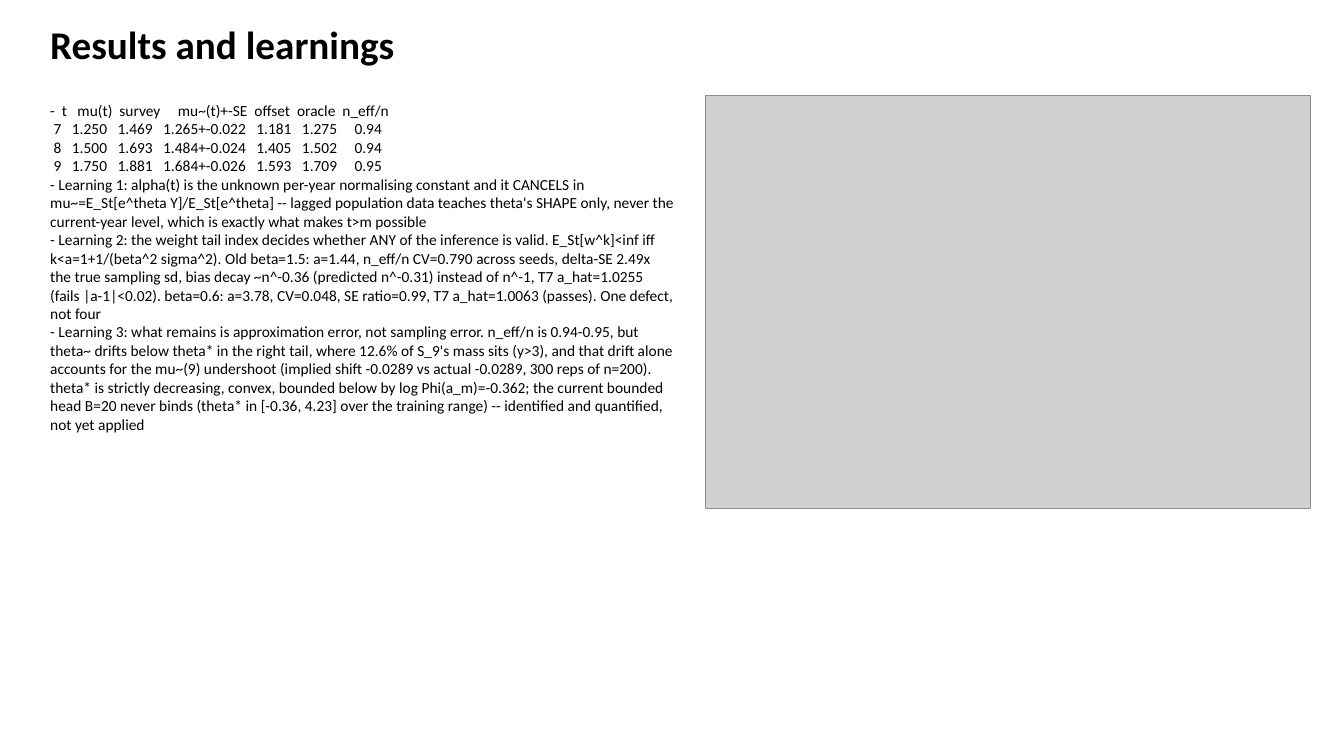
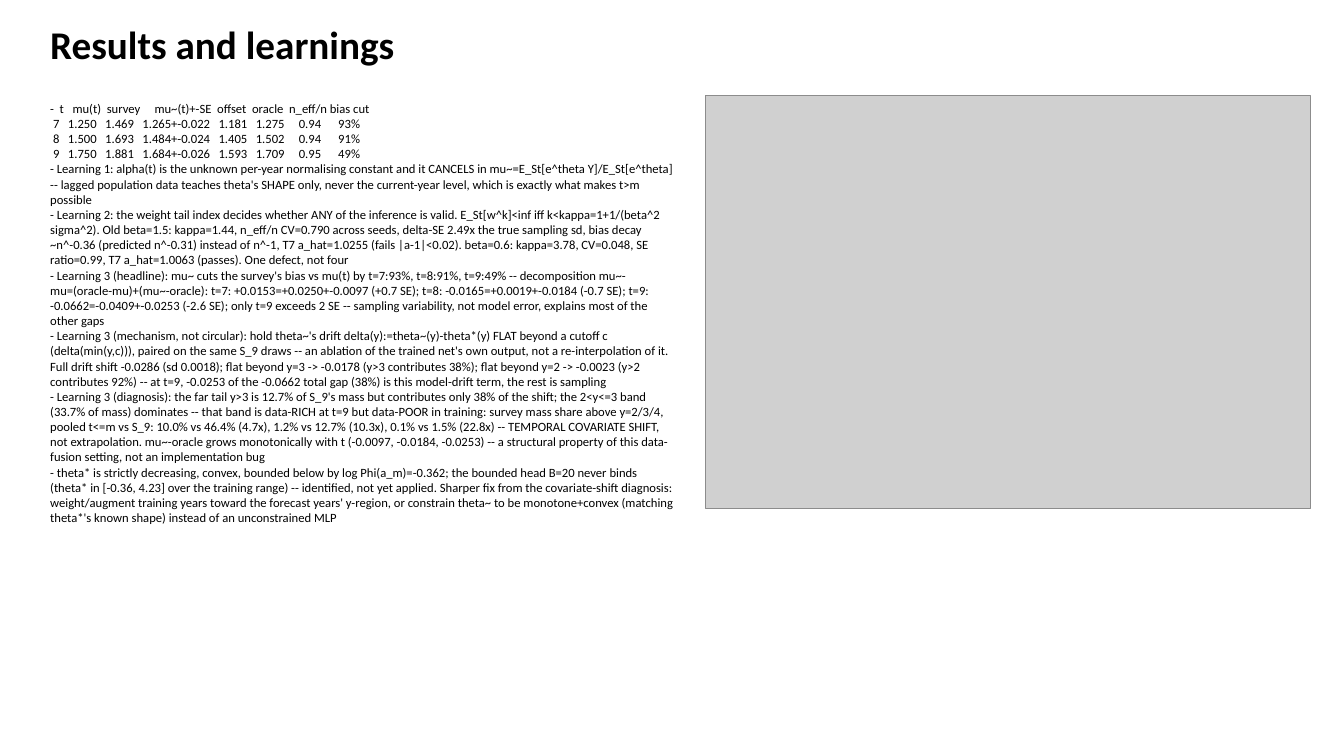
Before and after one commit to vrtja9/PtSt, a slide deck: slide 3 of slides/deck.pptx. Drawn at 1344x756 pixels with LibreOffice and Linux fonts; fonts in the diff are those of the drawing; grey boxes stand for pictures. Boxes give left, top, right and bottom in pixels: in the first picture for what was removed or moved away, otherwise in the second. Text is boxed around its words. In the diff, an @@ line names an element or a change of style, - is before the commit and + after.

```diff
--- a/slides/deck.pptx
+++ b/slides/deck.pptx
@@ text at [53,104,369,158]: text changed; size 11 to 9 pt @@
-- t mu(t) survey mu~(t)+-SE offset oracle n_eff/n
-7 1.250 1.469 1.265+-0.022 1.181 1.275 0.94
-8 1.500 1.693 1.484+-0.024 1.405 1.502 0.94
-9 1.750 1.881 1.684+-0.026 1.593 1.709 0.95
+- t mu(t) survey mu~(t)+-SE offset oracle n_eff/n bias cut
+7 1.250 1.469 1.265+-0.022 1.181 1.275 0.94 93%
+8 1.500 1.693 1.484+-0.024 1.405 1.502 0.94 91%
+9 1.750 1.881 1.684+-0.026 1.593 1.709 0.95 49%
@@ text at [50,164,673,206]: size 11 to 9 pt in "- Learning 1: alpha(t) is the unknown ..." @@
@@ text at [50,210,673,524]: text changed; size 11 to 9 pt @@
-- Learning 2: the weight tail index decides whether ANY of the inference is valid. E_St[w^k]<inf iff k<a=1+1/(beta^2 sigma^2). Old beta=1.5: a=1.44, n_eff/n CV=0.790 across seeds, delta-SE 2.49x the true sampling sd, bias decay ~n^-0.36 (predicted n^-0.31) instead of n^-1, T7 a_hat=1.0255 (fails |a-1|<0.02). beta=0.6: a=3.78, CV=0.048, SE ratio=0.99, T7 a_hat=1.0063 (passes). One defect, not four
-- Learning 3: what remains is approximation error, not sampling error. n_eff/n is 0.94-0.95, but theta~ drifts below theta* in the right tail, where 12.6% of S_9's mass sits (y>3), and that drift alone accounts for the mu~(9) undershoot (implied shift -0.0289 vs actual -0.0289, 300 reps of n=200). theta* is strictly decreasing, convex, bounded below by log Phi(a_m)=-0.362; the current bounded head B=20 never binds (theta* in [-0.36, 4.23] over the training range) -- identified and quantified, not yet applied
+- Learning 2: the weight tail index decides whether ANY of the inference is valid. E_St[w^k]<inf iff k<kappa=1+1/(beta^2 sigma^2). Old beta=1.5: kappa=1.44, n_eff/n CV=0.790 across seeds, delta-SE 2.49x the true sampling sd, bias decay ~n^-0.36 (predicted n^-0.31) instead of n^-1, T7 a_hat=1.0255 (fails |a-1|<0.02). beta=0.6: kappa=3.78, CV=0.048, SE ratio=0.99, T7 a_hat=1.0063 (passes). One defect, not four
+- Learning 3 (headline): mu~ cuts the survey's bias vs mu(t) by t=7:93%, t=8:91%, t=9:49% -- decomposition mu~-mu=(oracle-mu)+(mu~-oracle): t=7: +0.0153=+0.0250+-0.0097 (+0.7 SE); t=8: -0.0165=+0.0019+-0.0184 (-0.7 SE); t=9: -0.0662=-0.0409+-0.0253 (-2.6 SE); only t=9 exceeds 2 SE -- sampling variability, not model error, explains most of the other gaps
+- Learning 3 (mechanism, not circular): hold theta~'s drift delta(y):=theta~(y)-theta*(y) FLAT beyond a cutoff c (delta(min(y,c))), paired on the same S_9 draws -- an ablation of the trained net's own output, not a re-interpolation of it. Full drift shift -0.0286 (sd 0.0018); flat beyond y=3 -> -0.0178 (y>3 contributes 38%); flat beyond y=2 -> -0.0023 (y>2 contributes 92%) -- at t=9, -0.0253 of the -0.0662 total gap (38%) is this model-drift term, the rest is sampling
+- Learning 3 (diagnosis): the far tail y>3 is 12.7% of S_9's mass but contributes only 38% of the shift; the 2<y<=3 band (33.7% of mass) dominates -- that band is data-RICH at t=9 but data-POOR in training: survey mass share above y=2/3/4, pooled t<=m vs S_9: 10.0% vs 46.4% (4.7x), 1.2% vs 12.7% (10.3x), 0.1% vs 1.5% (22.8x) -- TEMPORAL COVARIATE SHIFT, not extrapolation. mu~-oracle grows monotonically with t (-0.0097, -0.0184, -0.0253) -- a structural property of this data-fusion setting, not an implementation bug
+- theta* is strictly decreasing, convex, bounded below by log Phi(a_m)=-0.362; the bounded head B=20 never binds (theta* in [-0.36, 4.23] over the training range) -- identified, not yet applied. Sharper fix from the covariate-shift diagnosis: weight/augment training years toward the forecast years' y-region, or constrain theta~ to be monotone+convex (matching theta*'s known shape) instead of an unconstrained MLP
```
Also in this commit, not shown: 2 other slides changed, 15 other files.
